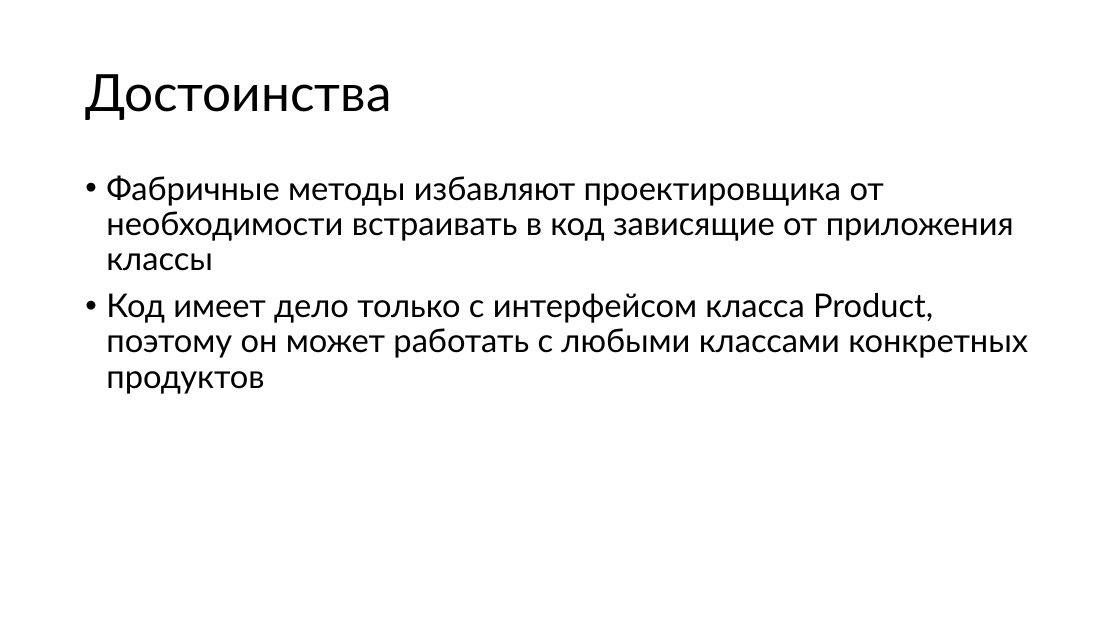
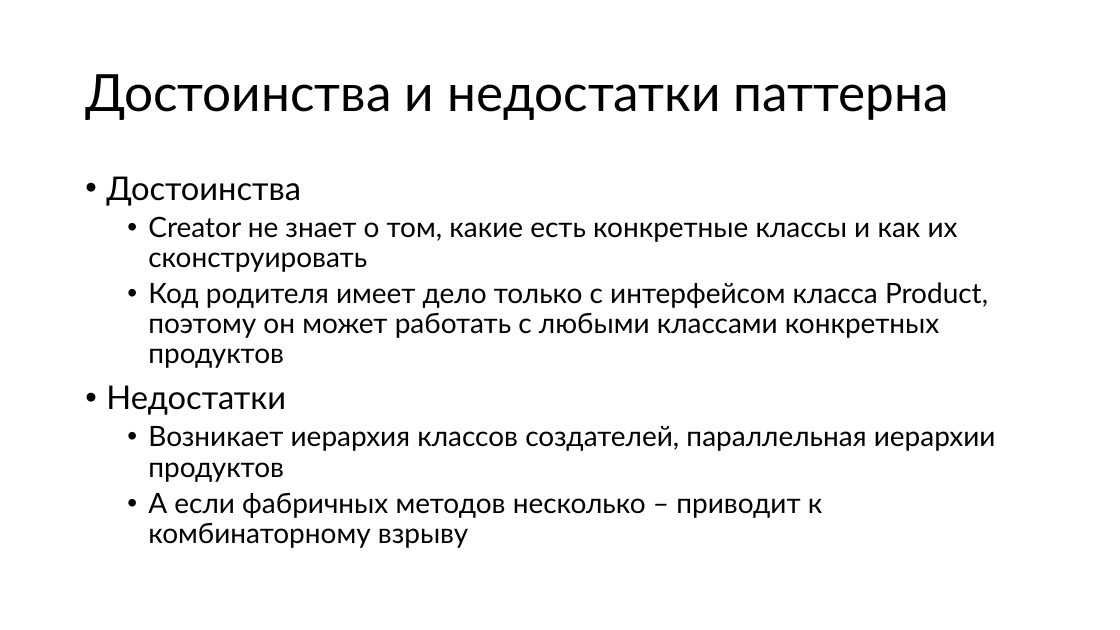
Before and after one commit to alexey-malov/ood, a slide deck: slide 29 of lectures/04.factory/factory.pptx (slide 32 before the commit). Drawn at 1120x630 pixels with LibreOffice and Linux fonts; fonts in the diff are those of the drawing. Boxes give left, top, right and bottom in pixels: in the first picture for what was removed or moved away, otherwise in the second. Text is boxed around its words. In the diff, an @@ line names an element or a change of style, - is before the commit and + after.

```diff
--- a/lectures/04.factory/factory.pptx
+++ b/lectures/04.factory/factory.pptx
@@ title at bbox=[85, 74, 949, 120]: text changed @@
-Достоинства
+Достоинства и недостатки паттерна
@@ text at bbox=[106, 176, 996, 548]: text changed; size 28 to 24 pt @@
-• Фабричные методы избавляют проектировщика от необходимости встраивать в код зависящие от приложения классы
-• Код имеет дело только с интерфейсом класса Product, поэтому он может работать с любыми классами конкретных продуктов
+• Достоинства
+  • Creator не знает о том, какие есть конкретные классы и как их сконструировать
+  • Код родителя имеет дело только с интерфейсом класса Product, поэтому он может работать с любыми классами конкретных продуктов
+• Недостатки
+  • Возникает иерархия классов создателей, параллельная иерархии продуктов
+  • А если фабричных методов несколько – приводит к комбинаторному взрыву
```
Also in this commit, not shown: 29 other slides changed, 14 slides added, 4 slides removed, 5 other files.
